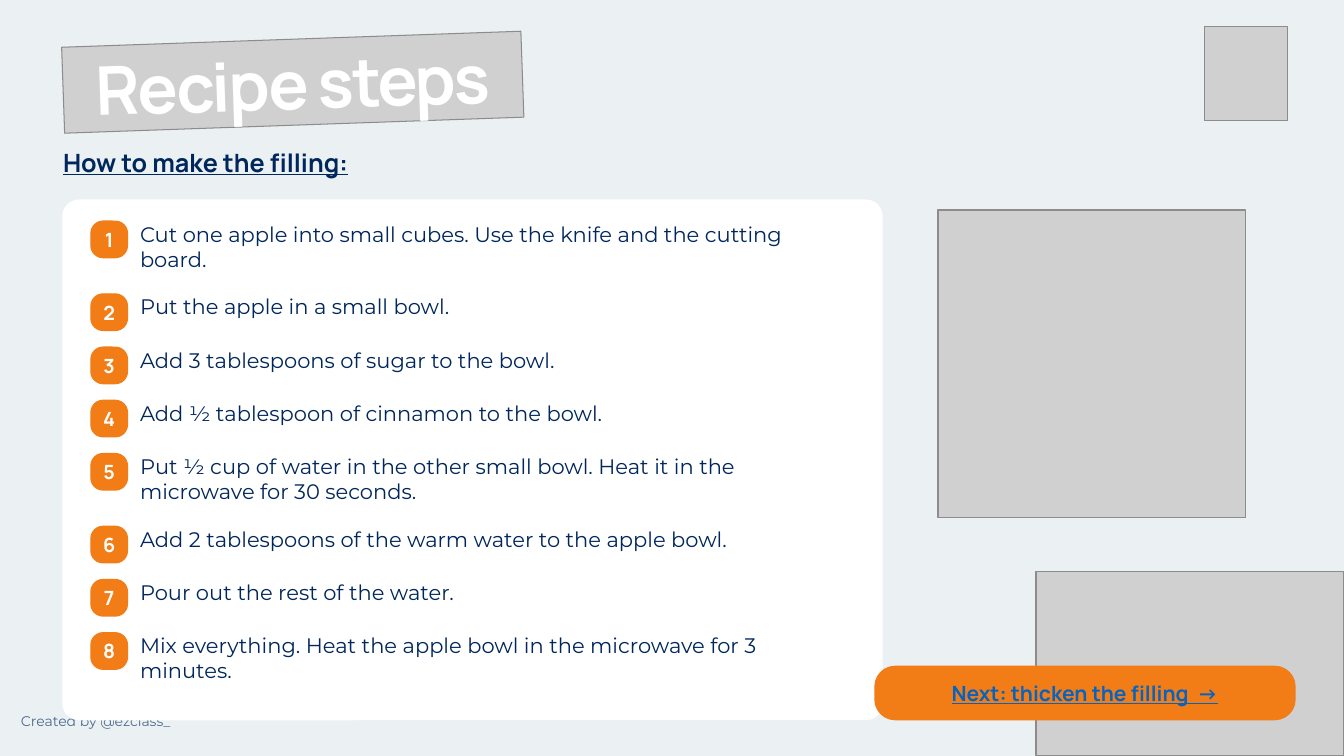
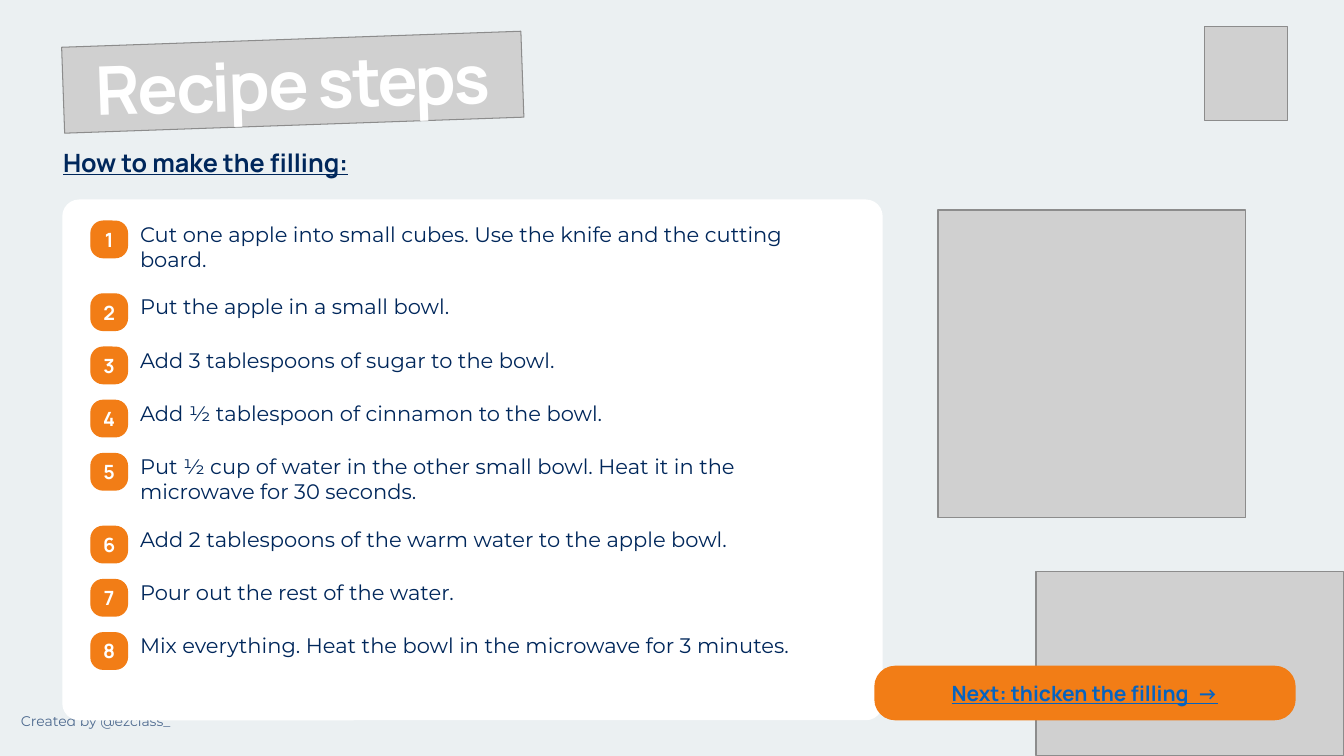
Before and after one commit to ezclassbr/cooking-class, a slide deck: slide 7 of art/deck/apple-pie-cooking-class.pptx. Drawn at 1344x756 pixels with LibreOffice and Linux fonts; fonts in the diff are those of the drawing; grey boxes stand for pictures. Boxes give left, top, right and bottom in pixels: in the first picture for what was removed or moved away, otherwise in the second. Text is boxed around its words. In the diff, an @@ line names an element or a change of style, - is before the commit and + after.

```diff
--- a/art/deck/apple-pie-cooking-class.pptx
+++ b/art/deck/apple-pie-cooking-class.pptx
@@ text at [140, 637, 789, 657]: text changed @@
-Mix everything. Heat the apple bowl in the microwave for 3 minutes.
+Mix everything. Heat the bowl in the microwave for 3 minutes.
```
Also in this commit, not shown: 1 other file.
